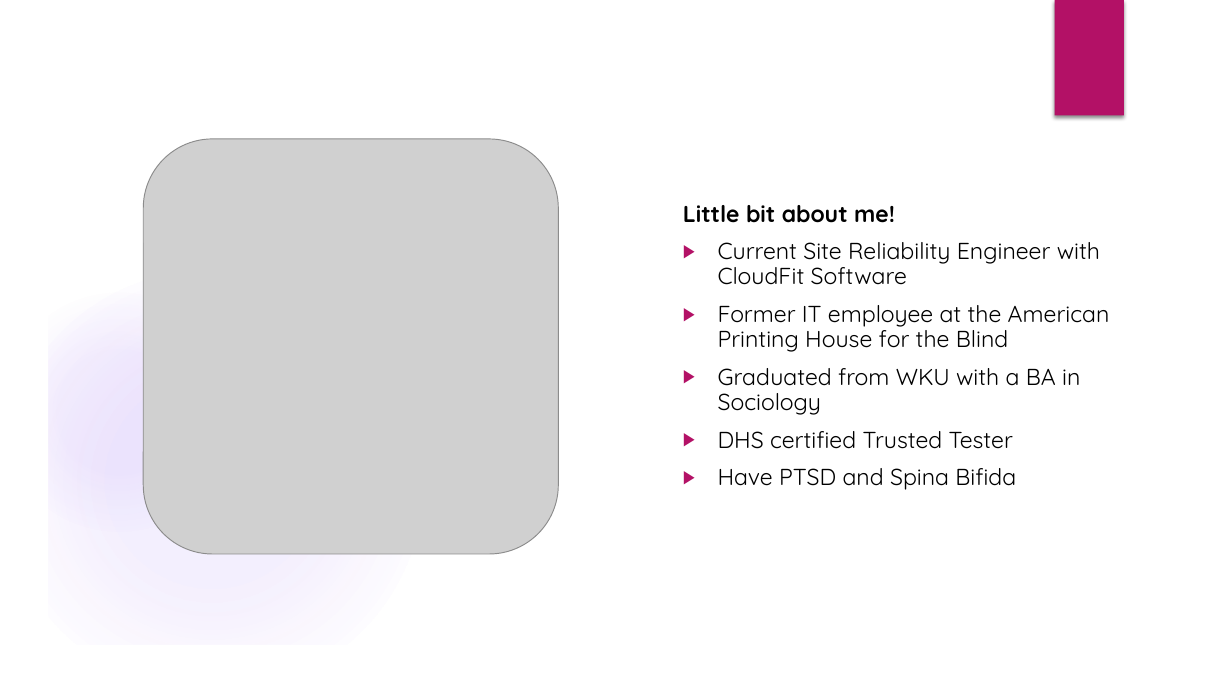
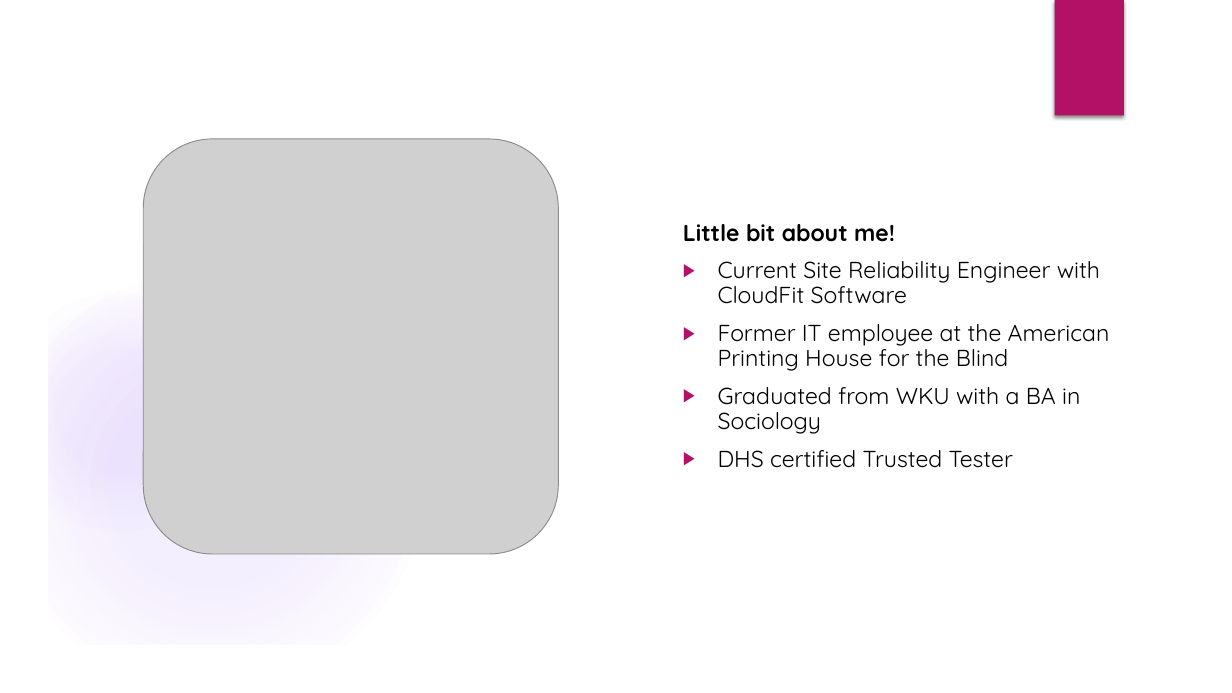
Before and after one commit to CorgiDev/A11y-Materials, a slide deck: slide 2 of Presenations/Intro to Accessible Web Design_2021.pptx. Drawn at 1232x693 pixels with LibreOffice and Linux fonts; fonts in the diff are those of the drawing; grey boxes stand for pictures; background and template pictures are left out. Boxes give left, top, right and bottom in pixels: in the first picture for what was removed or moved away, otherwise in the second. Text is boxed around its words. In the diff, an @@ line names an element or a change of style, - is before the commit and + after.

```diff
--- a/Presenations/Intro to Accessible Web Design_2021.pptx
+++ b/Presenations/Intro to Accessible Web Design_2021.pptx
@@ text at [718,468,1016,490]: paragraph removed @@
-▶ Have PTSD and Spina Bifida
```
Also in this commit, not shown: 2 other slides changed.
